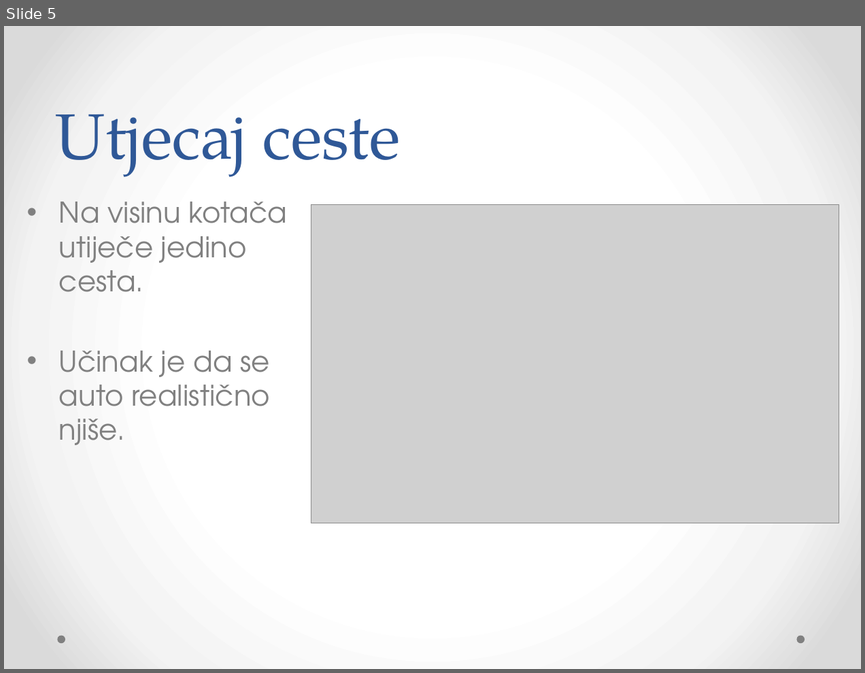
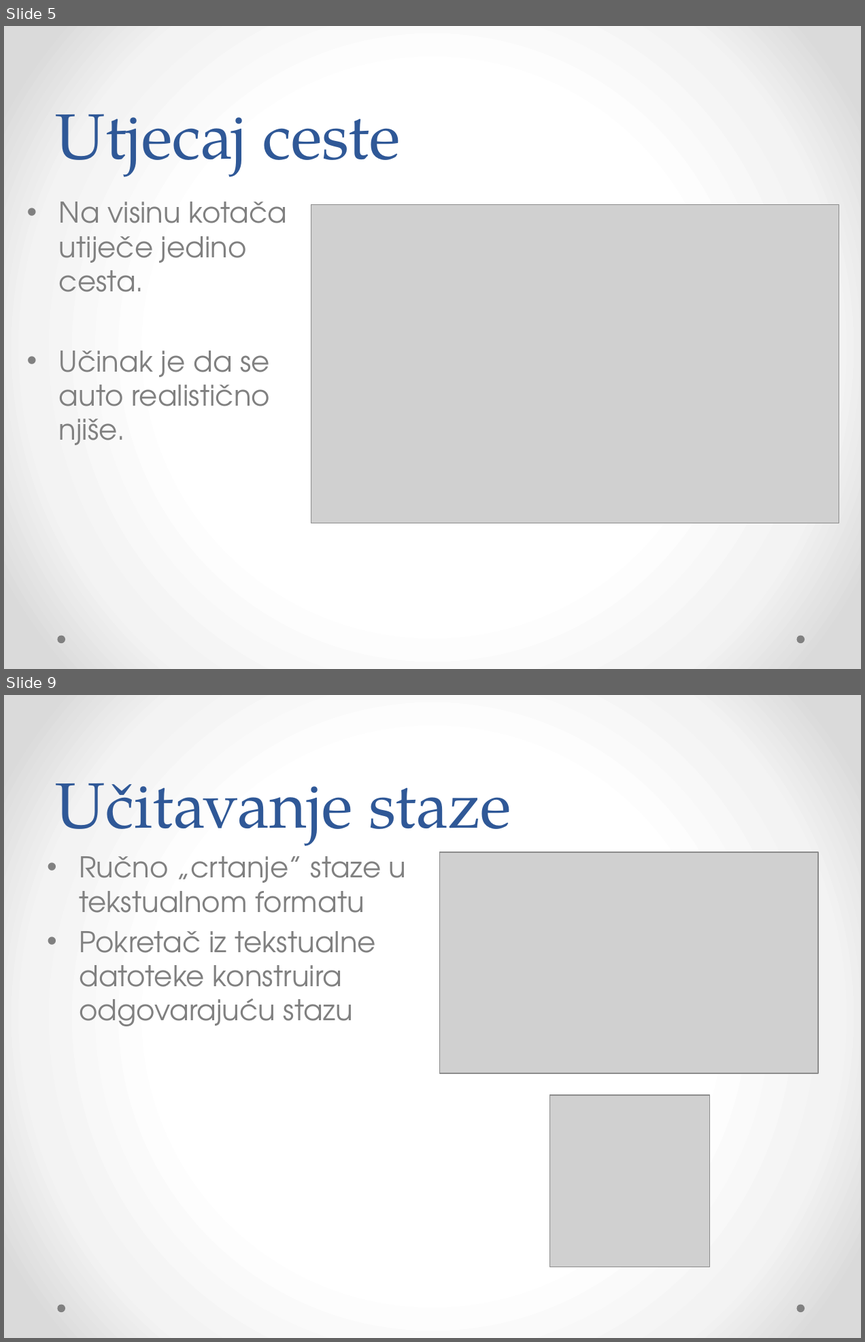
Before and after one commit to Bojanovski/IG-Project, a slide deck: Dokumentacija/Prezentacija.pptx. Shown one above the other, each under a label of ours: slide 5 before the commit, slides 5 and 9 after it; the slides between them are not shown. The pictures are 865x673 and 865x1342 pixels, drawn with LibreOffice and Linux fonts; fonts in the diff are those of the drawing; grey boxes stand for pictures. Boxes give left, top, right and bottom in pixels: in the first picture for what was removed or moved away, otherwise in the second. Text is boxed around its words. In the diff, an @@ line names an element or a change of style, - is before the commit and + after.

```diff
--- a/Dokumentacija/Prezentacija.pptx
+++ b/Dokumentacija/Prezentacija.pptx
@@ slide 9 added at [4, 695, 861, 1338], background gradient #FFFFFF to #F4F4F4 to #DADADA; not listed: 2 template elements that a slide beside it also shows @@
@@ title added at [56, 783, 511, 846], 54 pt, text #2F5897 @@
+Učitavanje staze
@@ text added at [79, 856, 407, 1026], 24 pt, text #808080 @@
+• Ručno „crtanje” staze u tekstualnom formatu
+• Pokretač iz tekstualne datoteke konstruira odgovarajuću stazu
@@ picture added at [439, 852, 818, 1073] @@
@@ picture added at [550, 1095, 710, 1268] @@
```
Also in this commit, not shown: 3 other slides added, 2 other files.
